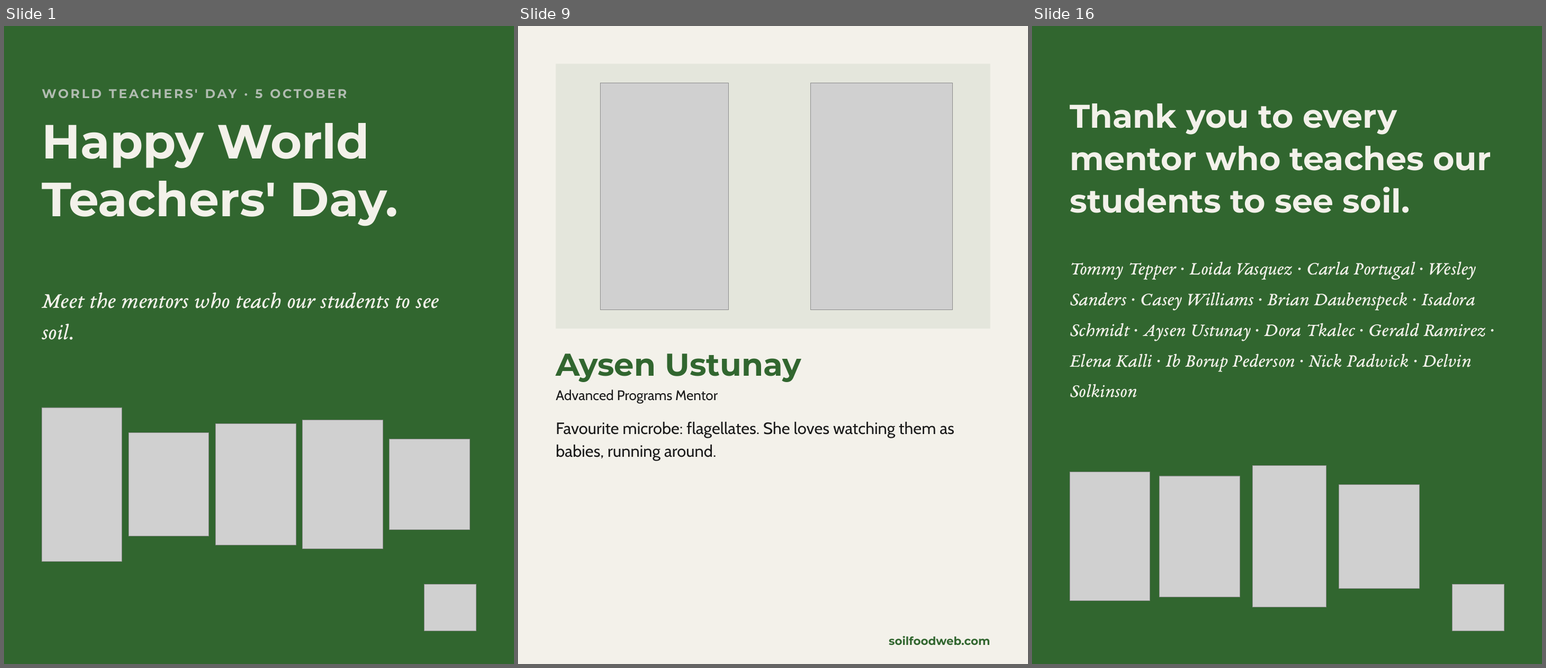
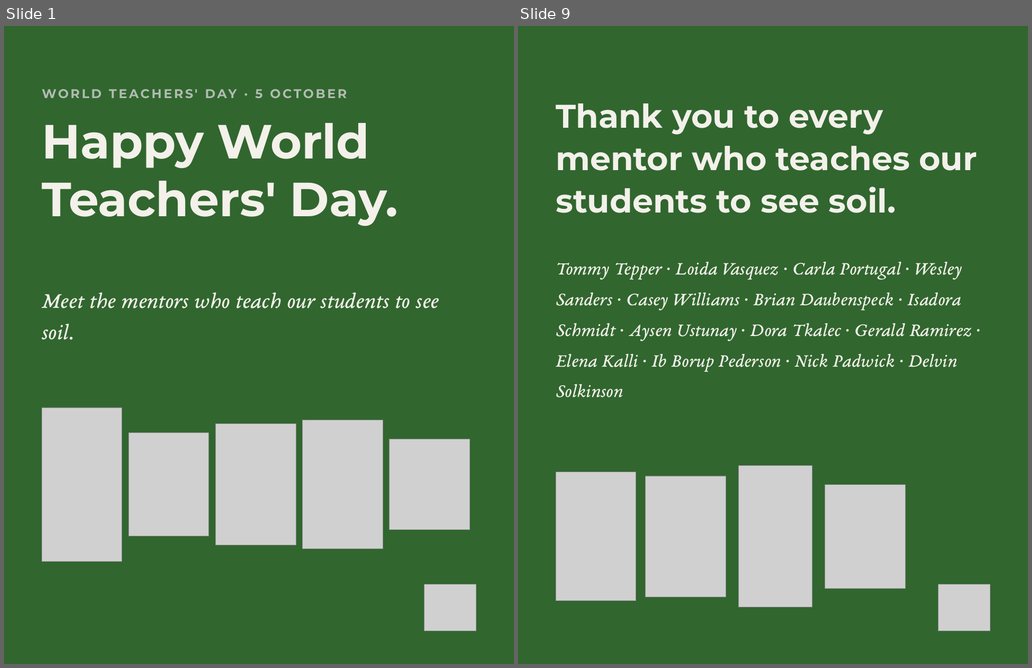
Before and after one commit to linneamoritznyc/SFW-SocialMedia, a slide deck: templates/posts/october/05-10-2026-mon-ig-teachers-day-v2.pptx. Shown side by side, each under a label of ours: slides 1, 9 and 16 before the commit, slides 1 and 9 after it; the slides between them are not shown. The pictures are 1546x668 and 1032x668 pixels, drawn with LibreOffice and Linux fonts; fonts in the diff are those of the drawing; grey boxes stand for pictures. Boxes give left, top, right and bottom in pixels: in the first picture for what was removed or moved away, otherwise in the second. Text is boxed around its words. In the diff, an @@ line names an element or a change of style, - is before the commit and + after.

```diff
--- a/templates/posts/october/05-10-2026-mon-ig-teachers-day-v2.pptx
+++ b/templates/posts/october/05-10-2026-mon-ig-teachers-day-v2.pptx
@@ slide 9 removed at (x1=518, y1=26, x2=1028, y2=664), background #F3F1EA @@
@@ rectangle removed at (x1=556, y1=64, x2=990, y2=328) @@
@@ picture removed at (x1=600, y1=83, x2=728, y2=310) @@
@@ picture removed at (x1=811, y1=83, x2=953, y2=310) @@
@@ text removed at (x1=556, y1=354, x2=802, y2=382) @@
-Aysen Ustunay
@@ text removed at (x1=556, y1=390, x2=718, y2=404) @@
-Advanced Programs Mentor
@@ text removed at (x1=556, y1=422, x2=955, y2=461) @@
-Favourite microbe: flagellates. She loves watching them as babies, running around.
@@ text removed at (x1=889, y1=636, x2=990, y2=645) @@
-soilfoodweb.com
@@ what was slide 16 is now slide 9 @@
```
Also in this commit, not shown: 7 slides changed, 6 other slides removed, 18 other files.
